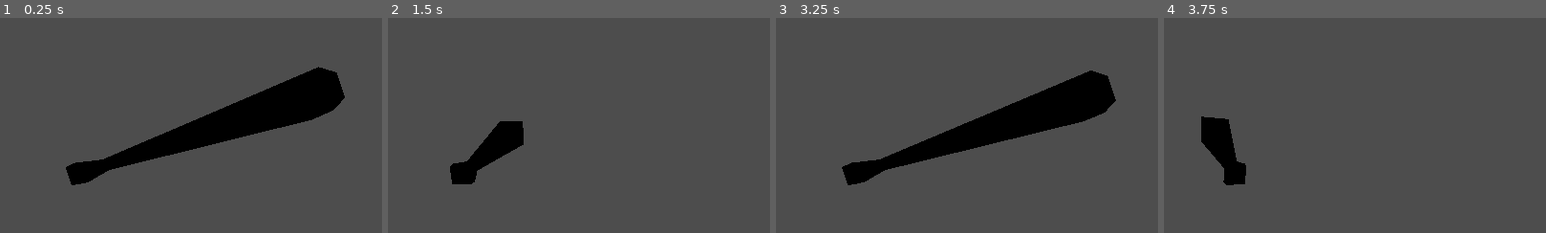
Above: before the commit, frames 1-4 (left to right).
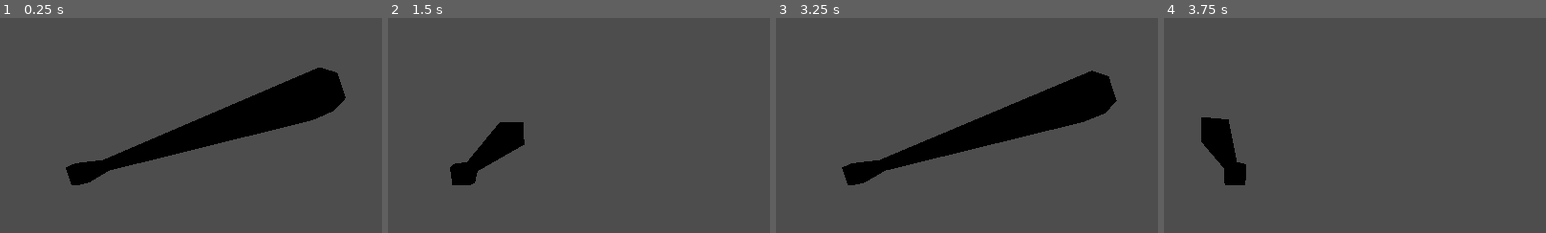
Above: after the commit, the same moments.

Repository: Manas701/SVCGameJam
Game: Godot game, scene res://scenes/manasScene.tscn
Two runs of this game, one before a commit and one after it. Both use one fixed random seed, a clock stepped at 60 frames per second and the inputs below.
Inputs:
- Up to frame 1 (0.25 s): no input
- Up to frame 2 (1.5 s): tap Enter at 0.5 s; hold Space (swing) 0.53-1.28 s; tap Space (swing) at 1.35 s
- Up to frame 3 (3.25 s): hold Space (swing) 2.03-2.78 s; tap Enter at 2.75 s; tap Space (swing) at 2.85 s
- Up to frame 4 (3.75 s): hold Space (swing) from 3.53 s (still down)
The pictures show only the part of the screen within x 26-76%, y 13-63%; the shares and areas given below are measured in that part.
In our replay, the window is 799x449 before the commit and 800x450 after it. These sizes can differ from the game's own. Grey fills any space a smaller window leaves; there, only what the larger window draws over its background counts as a difference.

The runs differ from the first frame. In frame 1, 0.4% of the frame differs, in the area x 17-91%, y 22-78%; in frame 2, 0.1%; in frame 3, 0.4%; in frame 4, less than 0.1%.

Commit message:
changed window size

Diff:
--- a/project.godot
+++ b/project.godot
@@ -14,6 +14,11 @@
 run/main_scene="res://scenes/manasScene.tscn"
 config/features=PackedStringArray("4.1", "Forward Plus")
 config/icon="res://assets/2DAssets/icon.svg"
+
+[display]
+
+window/size/viewport_width=1280
+window/size/viewport_height=720
 
 [input]
 
--- a/scenes/andrewScene.tscn
+++ b/scenes/andrewScene.tscn
@@ -16,15 +16,15 @@
 
 [node name="Camera3D" type="Camera3D" parent="."]
 
+[node name="WorldEnvironment" type="WorldEnvironment" parent="."]
+environment = SubResource("Environment_jd2x6")
+
+[node name="Camera3D" type="Camera3D" parent="WorldEnvironment"]
+
 [node name="TrashBottleGreen" type="MeshInstance3D" parent="."]
 transform = Transform3D(1, 0, 0, 0, 1, 0, 0, 0, 1, 1.16501, 0, -1.5346)
 mesh = ExtResource("4_3tju8")
 
 [node name="CanvasLayer" type="CanvasLayer" parent="."]
 
-[node name="WorldEnvironment" type="WorldEnvironment" parent="CanvasLayer"]
-environment = SubResource("Environment_jd2x6")
-
-[node name="Camera3D" type="Camera3D" parent="CanvasLayer/WorldEnvironment"]
-
 [node name="Control" parent="CanvasLayer" instance=ExtResource("2_h07u2")]
--- /dev/null
+++ b/scenes/ingamehud.tscn
@@ -0,0 +1,8 @@
+[gd_scene format=3 uid="uid://cfphevo5b7dq6"]
+
+[node name="Control" type="Control"]
+layout_mode = 3
+anchor_right = 1.0
+anchor_bottom = 1.0
+grow_horizontal = 2
+grow_vertical = 2
--- a/scenes/main menu.tscn
+++ b/scenes/main menu.tscn
@@ -2,17 +2,15 @@
 
 [node name="Control" type="Control"]
 layout_mode = 3
-anchor_right = 1.111
-anchor_bottom = 1.111
-offset_right = 0.12793
-offset_bottom = 0.0719604
+anchor_right = 1.0
+anchor_bottom = 1.0
 grow_horizontal = 2
 grow_vertical = 2
 
 [node name="Button" type="Button" parent="."]
 layout_mode = 0
-offset_left = 452.0
-offset_top = 286.0
-offset_right = 693.0
-offset_bottom = 367.0
+offset_left = 897.0
+offset_top = 560.0
+offset_right = 1138.0
+offset_bottom = 641.0
 text = "Start"
